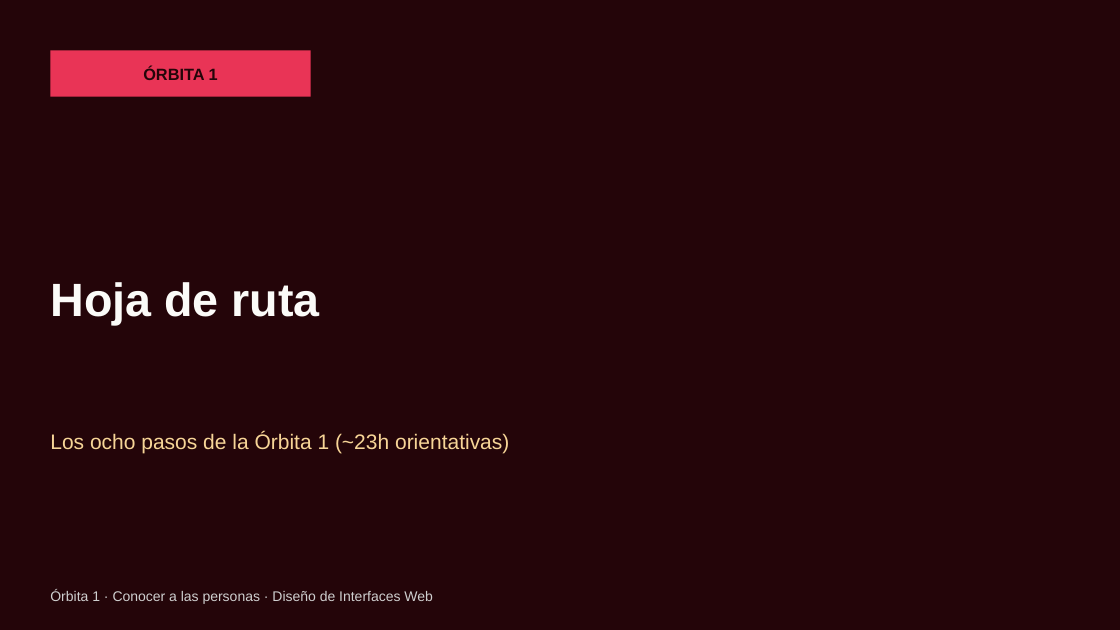
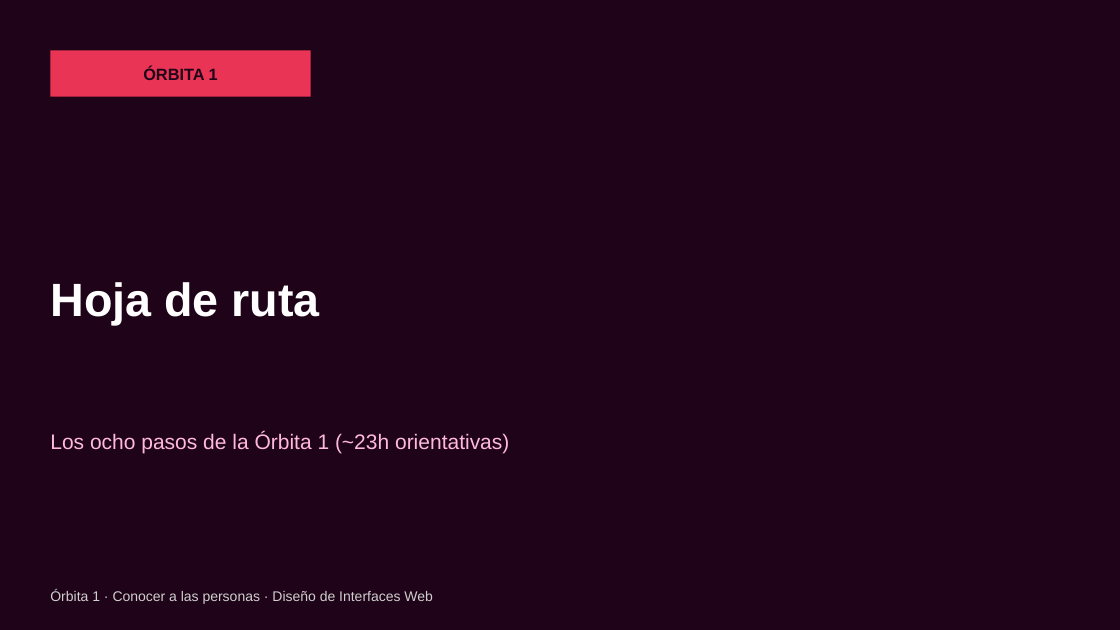
Before and after one commit to envasador/diseno-interfaces-web, a slide deck: slide 1 of docs/orbitas/orbita1/slides/pptx/orbita1_00_hoja_de_ruta.pptx. Drawn at 1120x630 pixels with LibreOffice and Linux fonts; fonts in the diff are those of the drawing. Boxes give left, top, right and bottom in pixels: in the first picture for what was removed or moved away, otherwise in the second. Text is boxed around its words. In the diff, an @@ line names an element or a change of style, - is before the commit and + after.

Commit message:
Curso 2026 | 2027 - Nuevas órbitas.

```diff
--- a/docs/orbitas/orbita1/slides/pptx/orbita1_00_hoja_de_ruta.pptx
+++ b/docs/orbitas/orbita1/slides/pptx/orbita1_00_hoja_de_ruta.pptx
@@ background #240509 to #1F0318 @@
@@ text "ÓRBITA 1" at [143,66,218,80]: text colour #240509 to #1F0318 @@
@@ text "Hoja de ruta" at [50,282,320,326]: text colour #FBFBF8 to #FFFFFF @@
@@ text "Los ocho pasos de la ..." at [50,432,509,453]: text colour #F7D597 to #FFB8DE @@
```
Also in this commit, not shown: 5 other slides changed, 25 other files.
